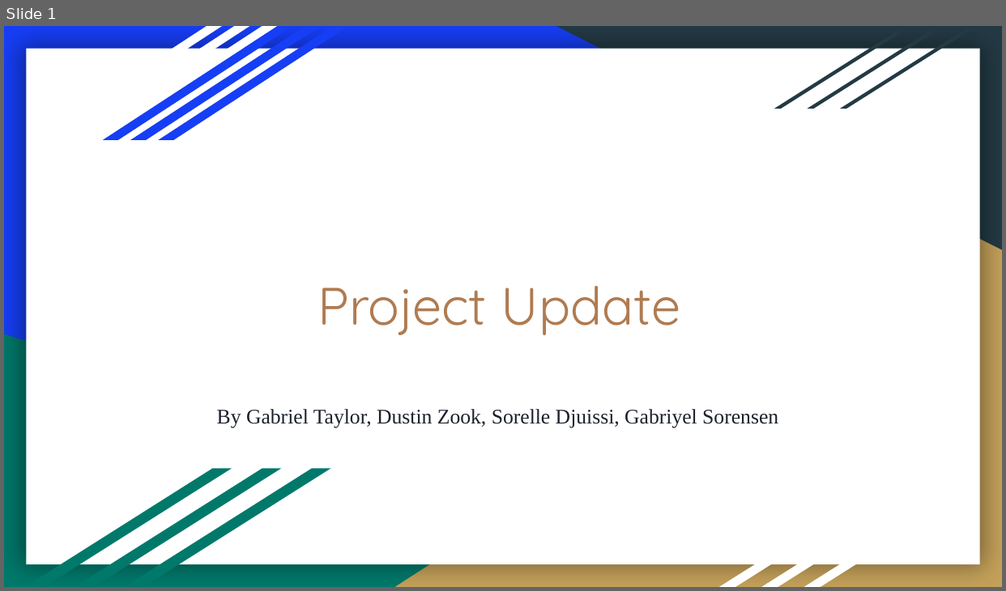
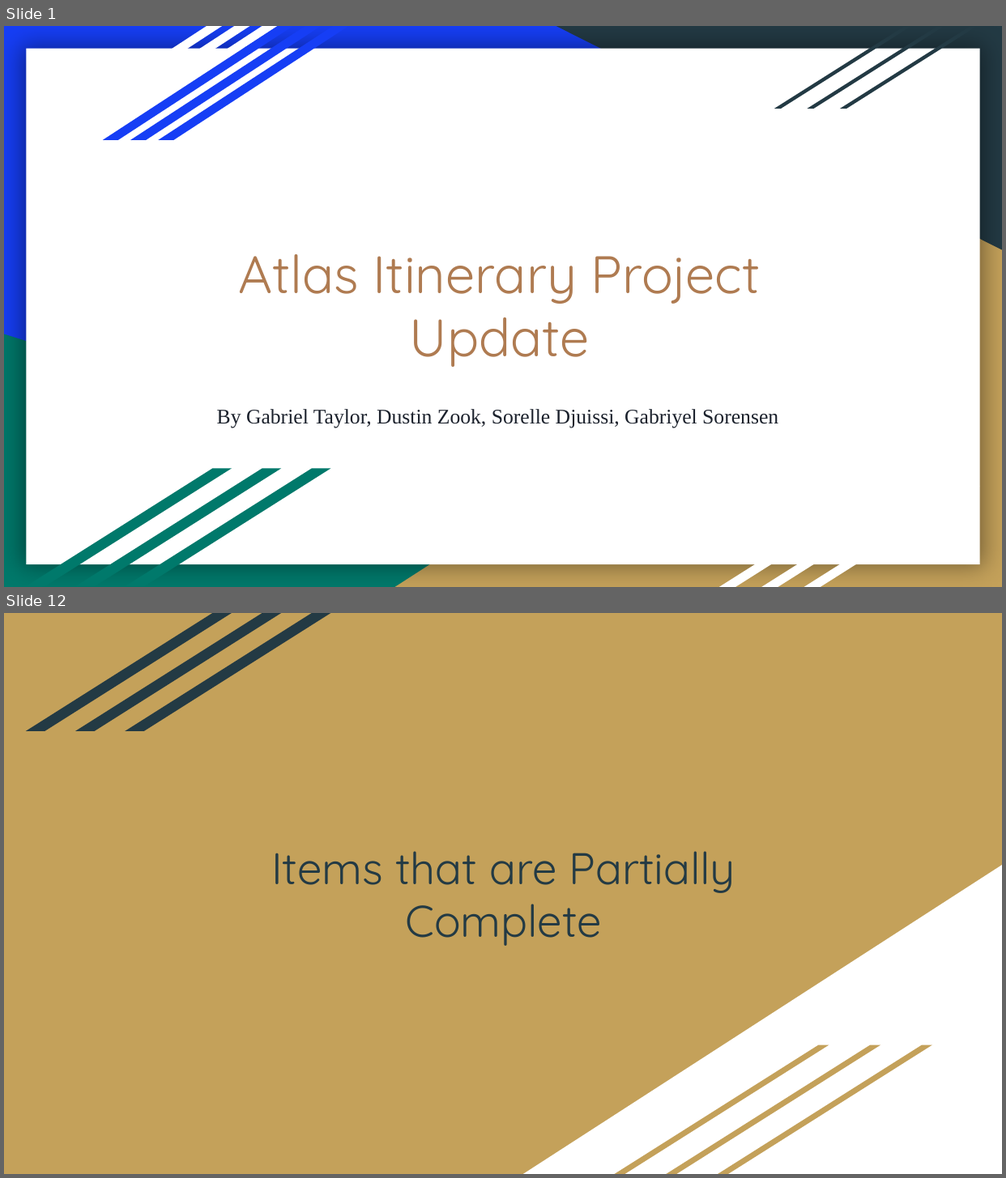
Before and after one commit to DustinWZook/Atlas-Itinerary, a slide deck: Documents/Progress Update/Project Update.pptx. Shown one above the other, each under a label of ours: slide 1 before the commit, slides 1 and 12 after it; the slides between them are not shown. The pictures are 1006x591 and 1006x1178 pixels, drawn with LibreOffice and Linux fonts; fonts in the diff are those of the drawing. Boxes give left, top, right and bottom in pixels: in the first picture for what was removed or moved away, otherwise in the second. Text is boxed around its words. In the diff, an @@ line names an element or a change of style, - is before the commit and + after.

```diff
--- a/Documents/Progress Update/Project Update.pptx
+++ b/Documents/Progress Update/Project Update.pptx
@@ slide 12 added at (4,613,1002,1174), background #C4A15A @@
@@ parallelogram added at (26,613,232,730), fill #233A44 @@
@@ parallelogram added at (74,613,280,730), fill #233A44 @@
@@ parallelogram added at (125,613,330,730), fill #233A44 @@
@@ title added at (271,851,735,946), 32 pt, text #233A44 @@
+Items that are Partially Complete
@@ right triangle added at (523,866,1002,1174), fill #FFFFFF @@
@@ parallelogram added at (615,1045,829,1174), fill #C4A15A @@
@@ parallelogram added at (667,1045,881,1174), fill #C4A15A @@
@@ parallelogram added at (718,1045,932,1174), fill #C4A15A @@
@@ slide 1 changed as well @@
@@ title at (239,254,760,367): text changed @@
-Project Update
+Atlas Itinerary Project Update
```
Also in this commit, not shown: 1 other slide changed, 16 other slides added, 8 slides removed, 1 other file.
